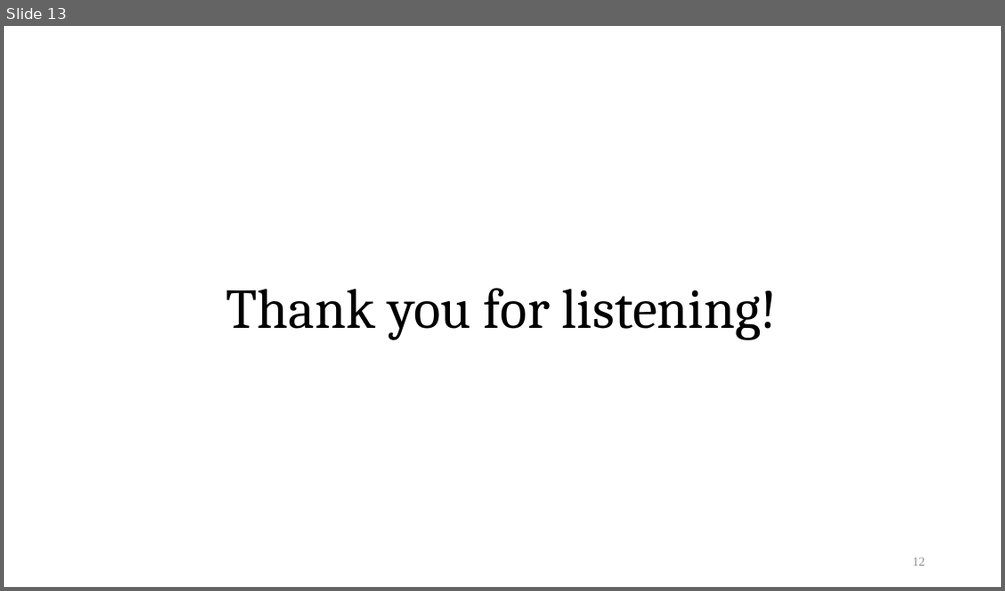
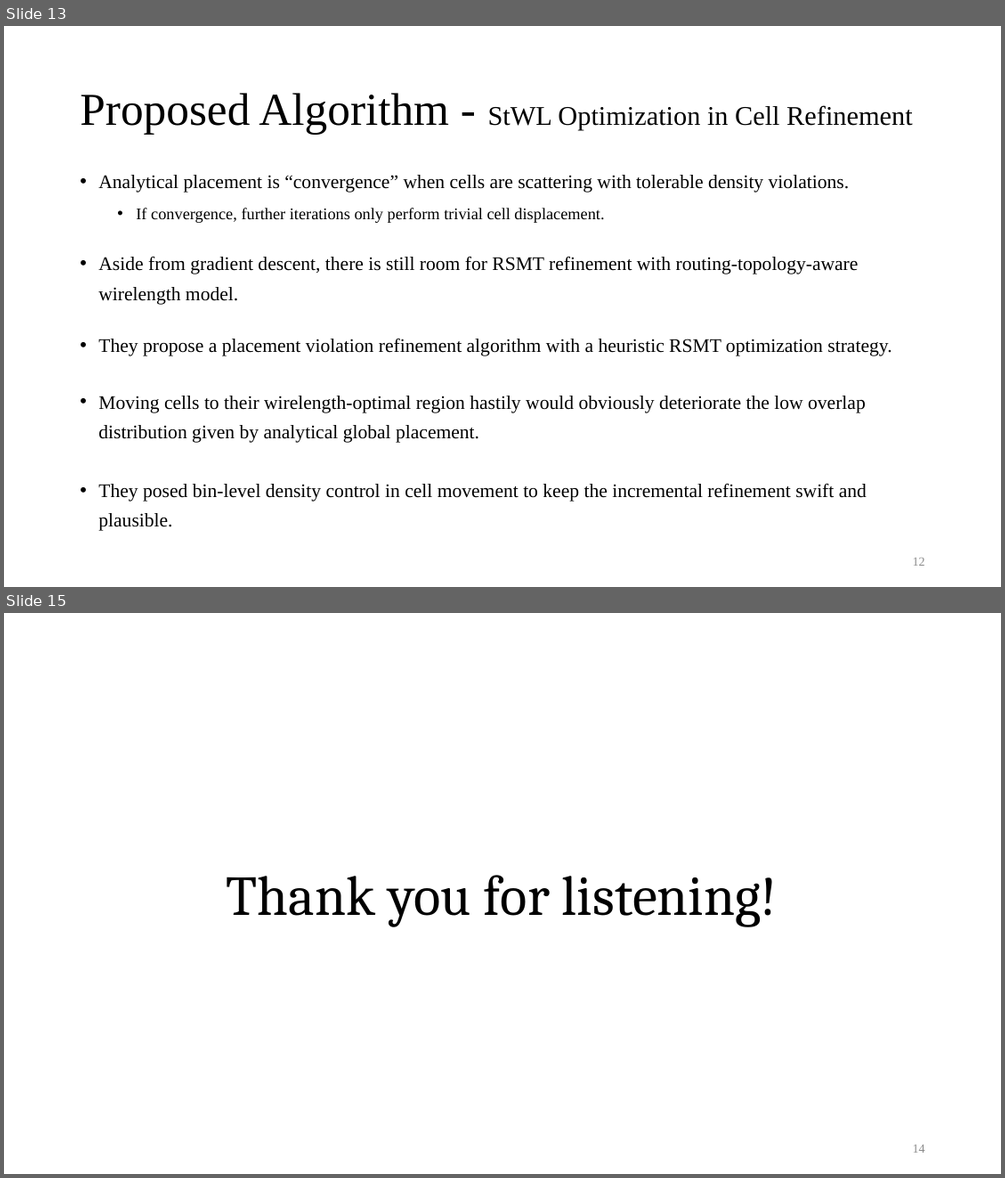
Before and after one commit to Pacific-Feng-Studuies/Studied-Papers, a slide deck: GM/Placement/An Analytical Placement Algorithm with Routing topology Optimization/An Analytical Placement Algorithm with Routing topology Optimization.pptx. Shown one above the other, each under a label of ours: slide 13 before the commit, slides 13 and 15 after it; the slides between them are not shown. The pictures are 1005x591 and 1005x1178 pixels, drawn with LibreOffice and Linux fonts; fonts in the diff are those of the drawing. Boxes give left, top, right and bottom in pixels: in the first picture for what was removed or moved away, otherwise in the second. Text is boxed around its words. In the diff, an @@ line names an element or a change of style, - is before the commit and + after.

```diff
--- a/GM/Placement/An Analytical Placement Algorithm with Routing topology Optimization/An Analytical Placement Algorithm with Routing topology Optimization.pptx
+++ b/GM/Placement/An Analytical Placement Algorithm with Routing topology Optimization/An Analytical Placement Algorithm with Routing topology Optimization.pptx
@@ slide 13 added at <box>4,26,1001,587</box>, background #FFFFFF @@
@@ title added at <box>80,93,912,134</box>, 26 pt, text #000000 @@
+Proposed Algorithm - StWL Optimization in Cell Refinement
@@ text added at <box>98,175,891,531</box>, 18.5 pt, text #000000 @@
+• Analytical placement is “convergence” when cells are scattering with tolerable density violations.
+  • If convergence, further iterations only perform trivial cell displacement.
+• Aside from gradient descent, there is still room for RSMT refinement with routing-topology-aware wirelength model.
+• They propose a placement violation refinement algorithm with a heuristic RSMT optimization strategy.
+• Moving cells to their wirelength-optimal region hastily would obviously deteriorate the low overlap distribution given by analytical global placement.
+• They posed bin-level density control in cell movement to keep the incremental refinement swift and plausible.
@@ page number added at <box>913,557,925,565</box>, 12 pt, text #8C8C8C @@
+12
@@ what was slide 13 is now slide 15 @@
@@ page number at <box>913,1144,925,1152</box>: text changed @@
-12
+14
```
Also in this commit, not shown: 1 other slide added.
